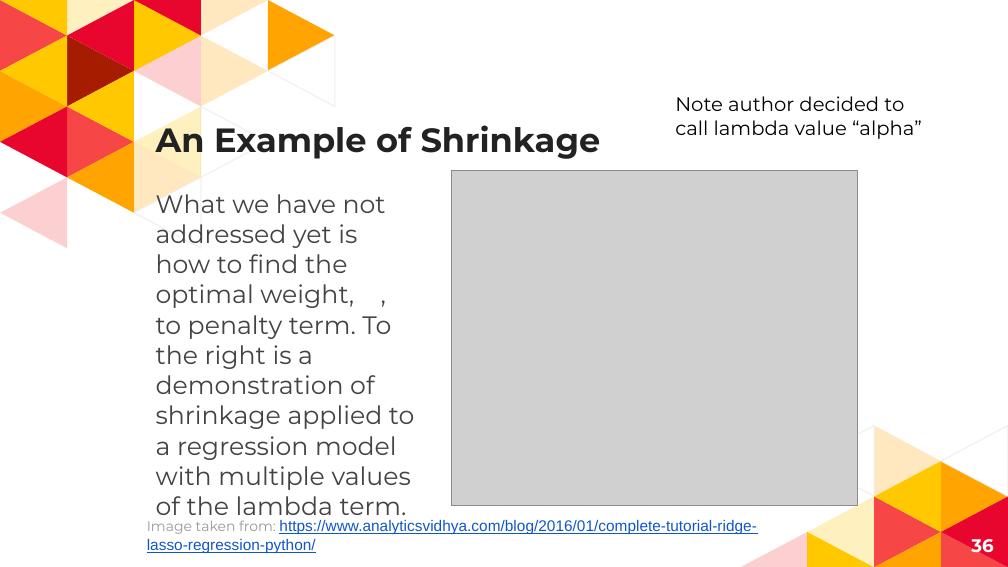
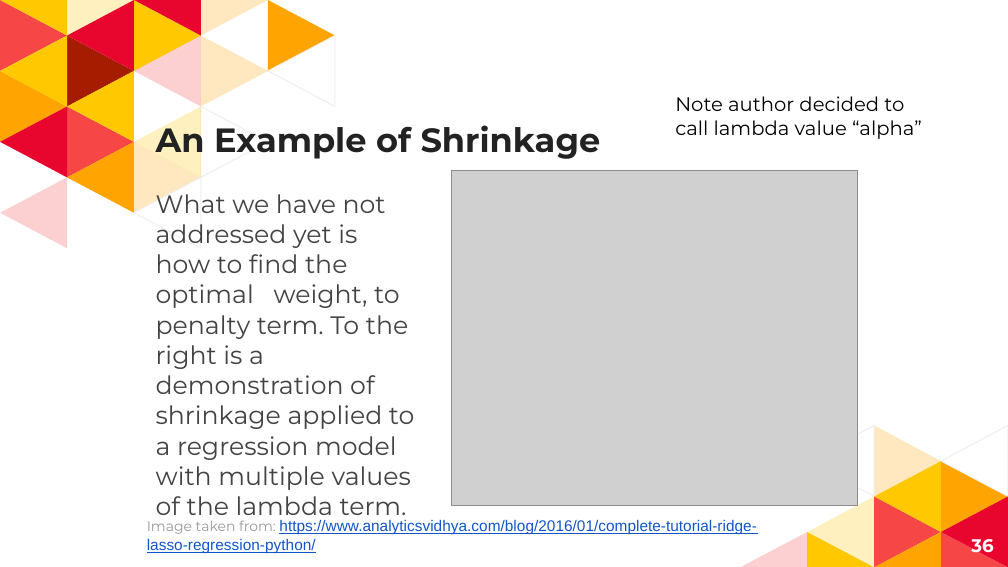
Before and after one commit to socratictreason/Data_Science_Bootcamp, a slide deck: slide 36 of Week Four/Lecture 4.pptx. Drawn at 1008x567 pixels with LibreOffice and Linux fonts; fonts in the diff are those of the drawing; grey boxes stand for pictures; background and template pictures are left out. Boxes give left, top, right and bottom in pixels: in the first picture for what was removed or moved away, otherwise in the second. Text is boxed around its words. In the diff, an @@ line names an element or a change of style, - is before the commit and + after.

```diff
--- a/Week Four/Lecture 4.pptx
+++ b/Week Four/Lecture 4.pptx
@@ text at [156, 188, 415, 522]: text changed @@
-What we have not addressed yet is how to find the optimal weight, , to penalty term. To the right is a demonstration of shrinkage applied to a regression model with multiple values of the lambda term.
+What we have not addressed yet is how to find the optimal weight, to penalty term. To the right is a demonstration of shrinkage applied to a regression model with multiple values of the lambda term.
```
Also in this commit, not shown: 1 other slide changed, 2 other files.
